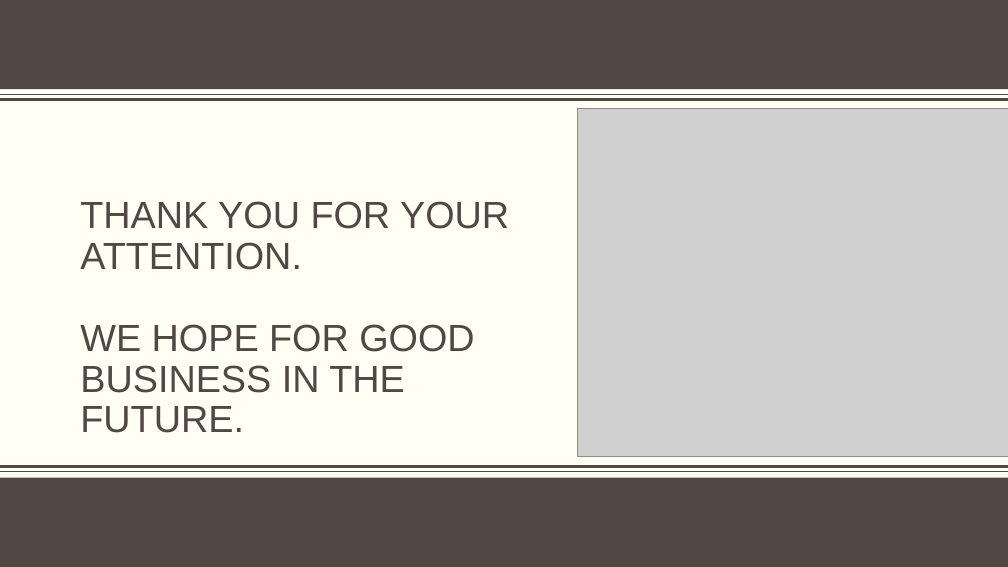
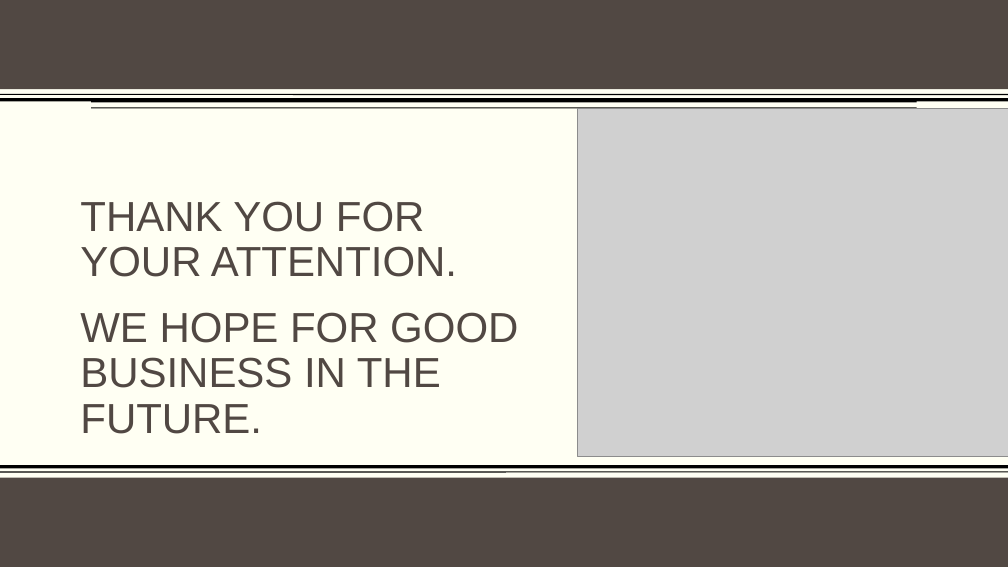
Before and after one commit to koehler1000/DHpoly, a slide deck: slide 27 of DHPOLYENDE.pptx (slide 26 before the commit). Drawn at 1008x567 pixels with LibreOffice and Linux fonts; fonts in the diff are those of the drawing; grey boxes stand for pictures; background and template pictures are left out. Boxes give left, top, right and bottom in pixels: in the first picture for what was removed or moved away, otherwise in the second. Text is boxed around its words. In the diff, an @@ line names an element or a change of style, - is before the commit and + after.

```diff
--- a/DHPOLYENDE.pptx
+++ b/DHPOLYENDE.pptx
@@ line (0, 100) - (1008, 100): stroke #514843 3 pt to #000000 3 pt @@
@@ line (0, 95) - (1008, 95): stroke #514843 1 pt to #000000 0.99 pt @@
@@ line added from (917, 101) to (91, 101), #000000 3 pt @@
@@ line added from (917, 108) to (91, 108), #000000 0.99 pt @@
@@ text "THANK YOU FOR YOUR ATTENTION. ..." at (x1=80, y1=201, x2=518, y2=434): size 36 to 40 pt @@
@@ line (1008, 467) - (0, 467): stroke #514843 3 pt to #000000 3 pt @@
@@ line (1008, 472) - (0, 472): stroke #514843 1 pt to #000000 0.99 pt @@
```
Also in this commit, not shown: 24 other slides changed, 2 slides added, 1 slide removed.
